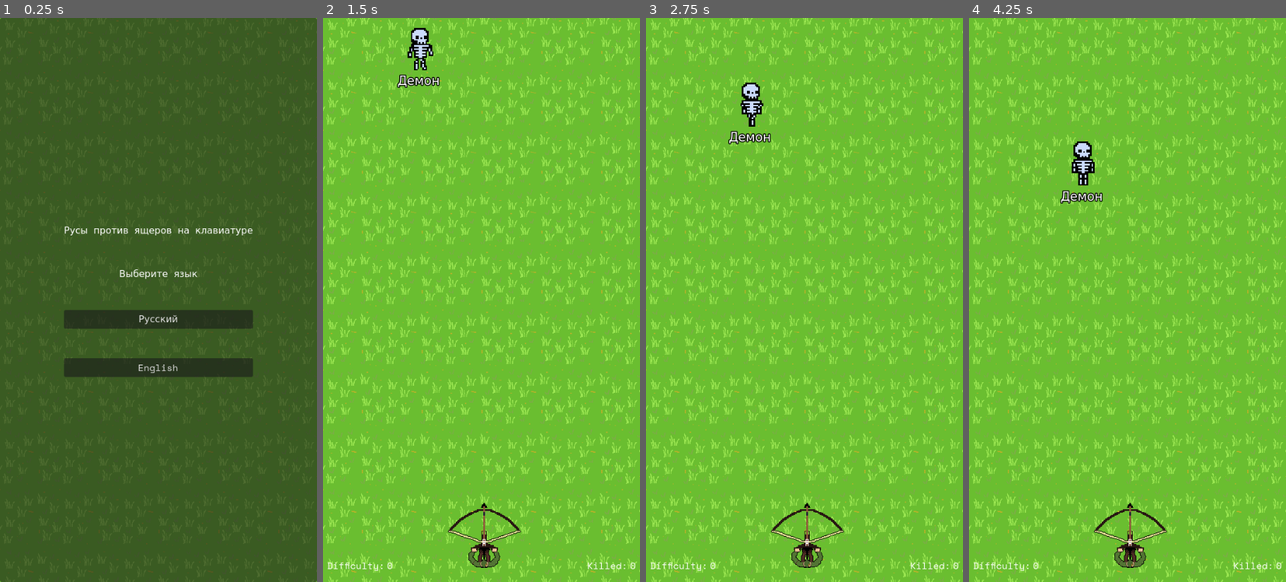
Above: before the commit, frames 1-4 (left to right).
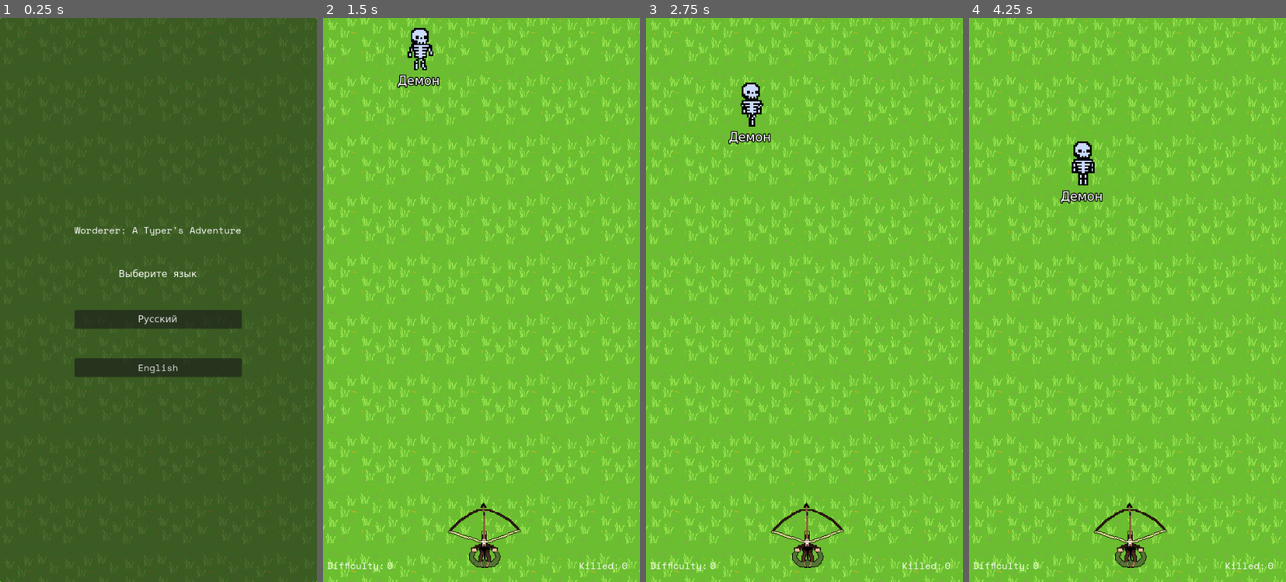
Above: after the commit, the same moments.

Repository: AshTrait0r/shootemup
Game: Godot game, scene res://Scenes/Main.tscn
The game is run twice, just before and just after one commit, with the same random seed, the same clock (stepped at 60 frames per second) and the same inputs.
Inputs:
- Up to frame 1 (0.25 s): no input
- Up to frame 2 (1.5 s): click "Русский" at 0.5 s; tap Enter (ui_accept) at 1.25 s; hold Right (ui_right) from 1.28 s (still down)
- Up to frame 3 (2.75 s): keep holding Right (ui_right); tap Enter (ui_accept) at 1.52, 2.27 s
- Up to frame 4 (4.25 s): release Right (ui_right) at 2.78 s; hold Left (ui_left) 2.78-3.53 s; hold Right (ui_right) from 3.53 s (still down); tap Enter (ui_accept) at 3.77 s

The runs differ from the first frame. In frame 1, 1.1% of the frame differs, in the area x 20-80%, y 36-64%; in frame 2, 0.4%; in frame 3, 0.4%; in frame 4, 0.4%.

Commit message:
added necromancer spawn animation logic

Diff:
--- a/Scenes/Enemies/Necromancer.tscn
+++ b/Scenes/Enemies/Necromancer.tscn
@@ -1,12 +1,16 @@
-[gd_scene load_steps=20 format=3 uid="uid://0p2ys8r3rjvl"]
+[gd_scene load_steps=24 format=3 uid="uid://0p2ys8r3rjvl"]
 
 [ext_resource type="PackedScene" uid="uid://c7wkfcwegnan7" path="res://Scenes/Enemies/Enemy.tscn" id="1_ptqjn"]
 [ext_resource type="Script" path="res://Scripts/Enemies/Necromancer.gd" id="2_c47vv"]
 [ext_resource type="Texture2D" uid="uid://byjvt15tci5r" path="res://Assets/Fantasy/Enemies/Skeleton_cute/Death/Skeleton-cute-death1.png" id="2_ld6ge"]
 [ext_resource type="Texture2D" uid="uid://bf6rfk2ygrsx1" path="res://Assets/Fantasy/Enemies/Skeleton_cute/Death/Skeleton-cute-death2.png" id="3_22grj"]
+[ext_resource type="Texture2D" uid="uid://dae6f8jbsm7h2" path="res://Assets/Fantasy/Enemies/Skeleton/Skeleton2.png" id="3_ws6c5"]
+[ext_resource type="Texture2D" uid="uid://cduhy1106113g" path="res://Assets/Fantasy/Enemies/Skeleton/Skeleton3.png" id="4_lhmuh"]
 [ext_resource type="Texture2D" uid="uid://dqy8l1hgsgi84" path="res://Assets/Fantasy/Enemies/Skeleton_cute/Death/Skeleton-cute-death3.png" id="4_nyyks"]
+[ext_resource type="Texture2D" uid="uid://bitco2a6te1iu" path="res://Assets/Fantasy/Enemies/Skeleton/Skeleton4.png" id="5_lgwu3"]
 [ext_resource type="Texture2D" uid="uid://bsylu886raawt" path="res://Assets/Fantasy/Enemies/Skeleton_cute/Death/Skeleton-cute-death4.png" id="5_w8sox"]
 [ext_resource type="Texture2D" uid="uid://bmcy8rrmanhsd" path="res://Assets/Fantasy/Enemies/Skeleton_cute/Death/Skeleton-cute-death5.png" id="6_axwlv"]
+[ext_resource type="Texture2D" uid="uid://cnj55w25v2cj6" path="res://Assets/Fantasy/Enemies/Skeleton/Skeleton5.png" id="6_wb34c"]
 [ext_resource type="Texture2D" uid="uid://djwk0nwpm1lth" path="res://Assets/Fantasy/Enemies/Skeleton_cute/Death/Skeleton-cute-death6.png" id="7_t5fcx"]
 [ext_resource type="Texture2D" uid="uid://da2dodkmr005t" path="res://Assets/Fantasy/Enemies/Skeleton_cute/Death/Skeleton-cute-death7.png" id="8_la2q0"]
 [ext_resource type="Texture2D" uid="uid://2nioyp0swa8p" path="res://Assets/Fantasy/Enemies/Skeleton_cute/Death/Skeleton-cute-death8.png" id="9_mjclm"]
@@ -21,6 +25,23 @@
 
 [sub_resource type="SpriteFrames" id="SpriteFrames_gc6qm"]
 animations = [{
+"frames": [{
+"duration": 1.0,
+"texture": ExtResource("3_ws6c5")
+}, {
+"duration": 1.0,
+"texture": ExtResource("4_lhmuh")
+}, {
+"duration": 1.0,
+"texture": ExtResource("5_lgwu3")
+}, {
+"duration": 1.0,
+"texture": ExtResource("6_wb34c")
+}],
+"loop": true,
+"name": &"cast",
+"speed": 5.0
+}, {
 "frames": [{
 "duration": 1.0,
 "texture": ExtResource("2_ld6ge")
@@ -61,7 +82,7 @@
 "duration": 1.0,
 "texture": ExtResource("12_lipkg")
 }],
-"loop": true,
+"loop": false,
 "name": &"death",
 "speed": 10.0
 }, {
@@ -93,10 +114,14 @@
 position = Vector2(-1, -7)
 scale = Vector2(2.84756, 2.64483)
 sprite_frames = SubResource("SpriteFrames_gc6qm")
+animation = &"cast"
 autoplay = "default"
 
 [node name="SummonTimer" type="Timer" parent="." index="5"]
 wait_time = 5.0
 autostart = true
 
+[node name="SummonAnimationTimer" type="Timer" parent="." index="6"]
+
 [connection signal="timeout" from="SummonTimer" to="." method="_on_summon_timer_timeout"]
+[connection signal="timeout" from="SummonAnimationTimer" to="." method="_on_summon_animation_timer_timeout"]
--- a/Scenes/Enemies/Skeleton.tscn
+++ b/Scenes/Enemies/Skeleton.tscn
@@ -60,13 +60,10 @@
 }, {
 "duration": 1.0,
 "texture": ExtResource("12_x88nx")
-}, {
-"duration": 1.0,
-"texture": ExtResource("12_x88nx")
 }],
-"loop": true,
+"loop": false,
 "name": &"death",
-"speed": 10.0
+"speed": 12.0
 }, {
 "frames": [{
 "duration": 1.0,
@@ -112,7 +109,7 @@
 wait_time = 1.0
 
 [node name="SummonedTimer" type="Timer" parent="." index="5"]
-wait_time = 0.8
+wait_time = 0.5
 one_shot = true
 autostart = true
 
--- a/Scenes/Levels/Level1.tscn
+++ b/Scenes/Levels/Level1.tscn
@@ -103,9 +103,9 @@
 text = "RESTART"
 
 [node name="HBoxContainer" type="HBoxContainer" parent="CanvasLayer"]
-offset_left = 448.0
+offset_left = 434.0
 offset_top = 920.0
-offset_right = 533.0
+offset_right = 519.0
 offset_bottom = 945.0
 mouse_filter = 2
 alignment = 2
@@ -169,7 +169,7 @@
 wait_time = 5.0
 
 [node name="DifficultyTimer" type="Timer" parent="."]
-wait_time = 5.0
+wait_time = 10.0
 
 [node name="Player" parent="." instance=ExtResource("4_n54yd")]
 position = Vector2(282, 874)
--- a/Scenes/Main.tscn
+++ b/Scenes/Main.tscn
@@ -53,7 +53,7 @@
 [node name="Title" type="Label" parent="CanvasLayer/StartScreen/CenterContainer/VBoxContainer"]
 layout_mode = 2
 theme_override_fonts/font = SubResource("2")
-text = "Русы против ящеров на клавиатуре"
+text = "Worderer: A Typer's Adventure"
 horizontal_alignment = 1
 
 [node name="ChooseLanguage" type="Label" parent="CanvasLayer/StartScreen/CenterContainer/VBoxContainer"]
--- a/Scripts/Enemies/Enemy.gd
+++ b/Scripts/Enemies/Enemy.gd
@@ -14,6 +14,7 @@
 
 @onready var sprite: AnimatedSprite2D = $AnimatedSprite2D
 @onready var prompt: RichTextLabel = $RichTextLabel
+@onready var collision: CollisionShape2D = $CollisionShape2D
 @onready var prompt_text = prompt.text
 
 var player_position
@@ -34,7 +35,7 @@
 	GlobalSignals.connect("difficulty_increased", Callable(self, "handle_difficulty_increased"))
 
 
-func _physics_process(_delta: float = 0) -> void:
+func _physics_process(delta: float = 0) -> void:
 
 	if global_position.x < 270:
 		sprite.set_flip_h(true)
@@ -56,6 +57,7 @@
 	stunned_timer.start()
 	health -= 1
 	if health == 0:
+		collision.set_deferred("disabled",true)
 		is_dead = true
 		sprite.animation = "death"
 		death_timer.start()
--- a/Scripts/Enemies/Necromancer.gd
+++ b/Scripts/Enemies/Necromancer.gd
@@ -1,18 +1,26 @@
 extends Enemy
 
+@onready var summon_animation_timer: Timer = $SummonAnimationTimer
 var SkeletonScene
 var enemy_container
 var difficulty
+var is_summoning: bool = false
 
 func _ready():
 	starting_health = randi_range(7,11)
 	starting_speed = 4
 	super._ready()
 
-func _physics_process(_delta: float = 0) -> void:
+func _physics_process(delta: float = 0) -> void:
+	if is_summoning:
+		velocity = Vector2.ZERO
+		return
 	super._physics_process()
 
 func spawn_skeletons() -> void:
+	is_summoning = true
+	summon_animation_timer.start()
+	sprite.play("cast")
 	var enemy_instance: Enemy = SkeletonScene.instantiate()
 	#var spawns = spawn_container.get_children()
 	#var index = randi() % spawns.size()
@@ -33,3 +41,8 @@
 	if is_dead:
 		return
 	spawn_skeletons()
+
+
+func _on_summon_animation_timer_timeout():
+	is_summoning = false
+	sprite.play("default")
--- a/Scripts/Enemies/Skeleton.gd
+++ b/Scripts/Enemies/Skeleton.gd
@@ -6,7 +6,7 @@
 	starting_health = randi_range(3,6)
 	super._ready()
 
-func _physics_process(_delta: float = 0) -> void:
+func _physics_process(delta: float = 0) -> void:
 	if is_summoned:
 		velocity = Vector2.ZERO
 		sprite.play_backwards("death")
--- a/Scripts/Players/Player.gd
+++ b/Scripts/Players/Player.gd
@@ -7,7 +7,8 @@
 var direction: Vector2
 
 func _ready() -> void:
-	rotate(deg_to_rad(-90))
+	#rotate(deg_to_rad(-90))
+	look_at(Vector2(270,75))
 
 func _physics_process(delta: float) -> void:
 	if Input.is_action_just_pressed("shoot"):
--- a/Scripts/Projectiles/Projectile.gd
+++ b/Scripts/Projectiles/Projectile.gd
@@ -3,19 +3,21 @@
 class_name Projectile
 
 @onready var deletion_timer: Timer = $DeletionTimer
+@onready var arrow_sprite: Sprite2D = $Arrow1
 var direction: Vector2
 var speed: float = 5.0
 var active_enemy: Enemy
 
 func _ready() -> void:
-	rotate(deg_to_rad(-90))
+	#rotate(deg_to_rad(-90))
+	look_at(Vector2(270,75))
 	body_entered.connect(on_body_entered)
 	deletion_timer.start()
 
 func _physics_process(_delta: float) -> void:
 
+	look_at(direction)
 	position += (direction - position)/speed
-	look_at(direction)
 
 func on_body_entered(body: Node2D) -> void:
 	if body == active_enemy:
